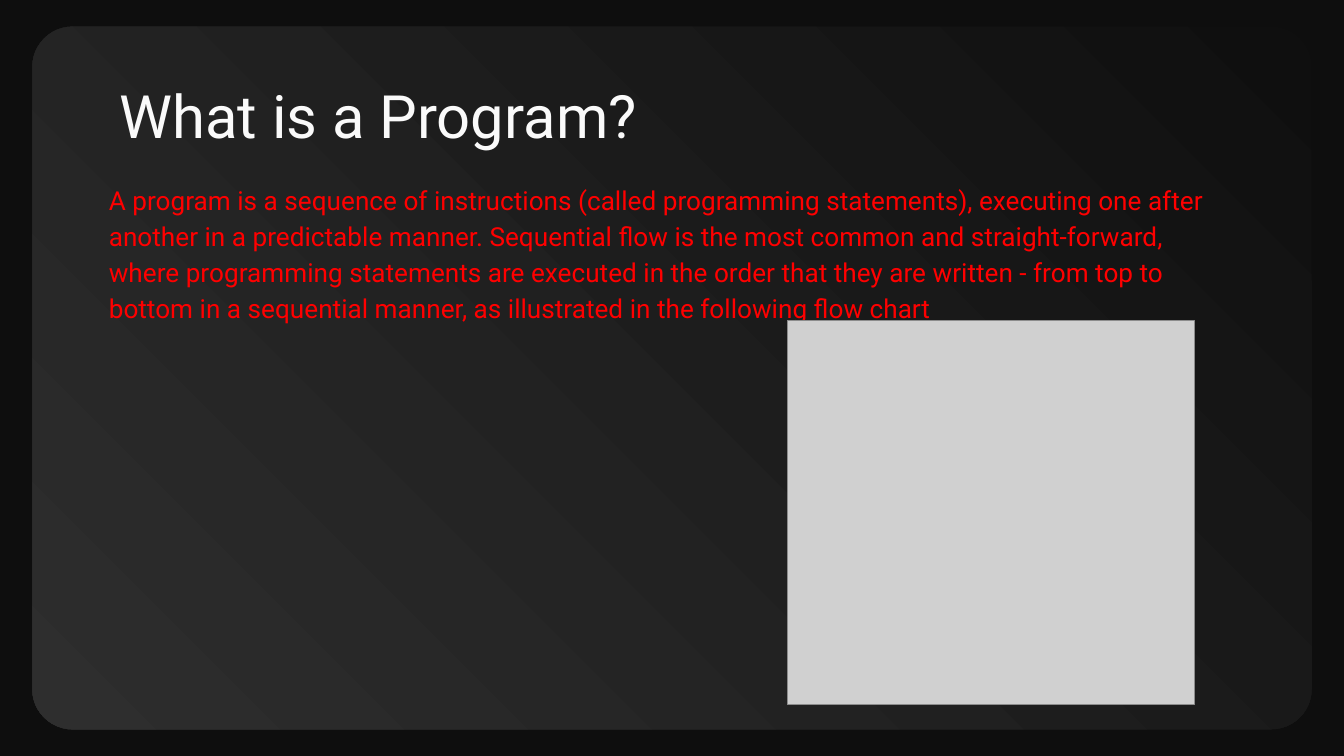
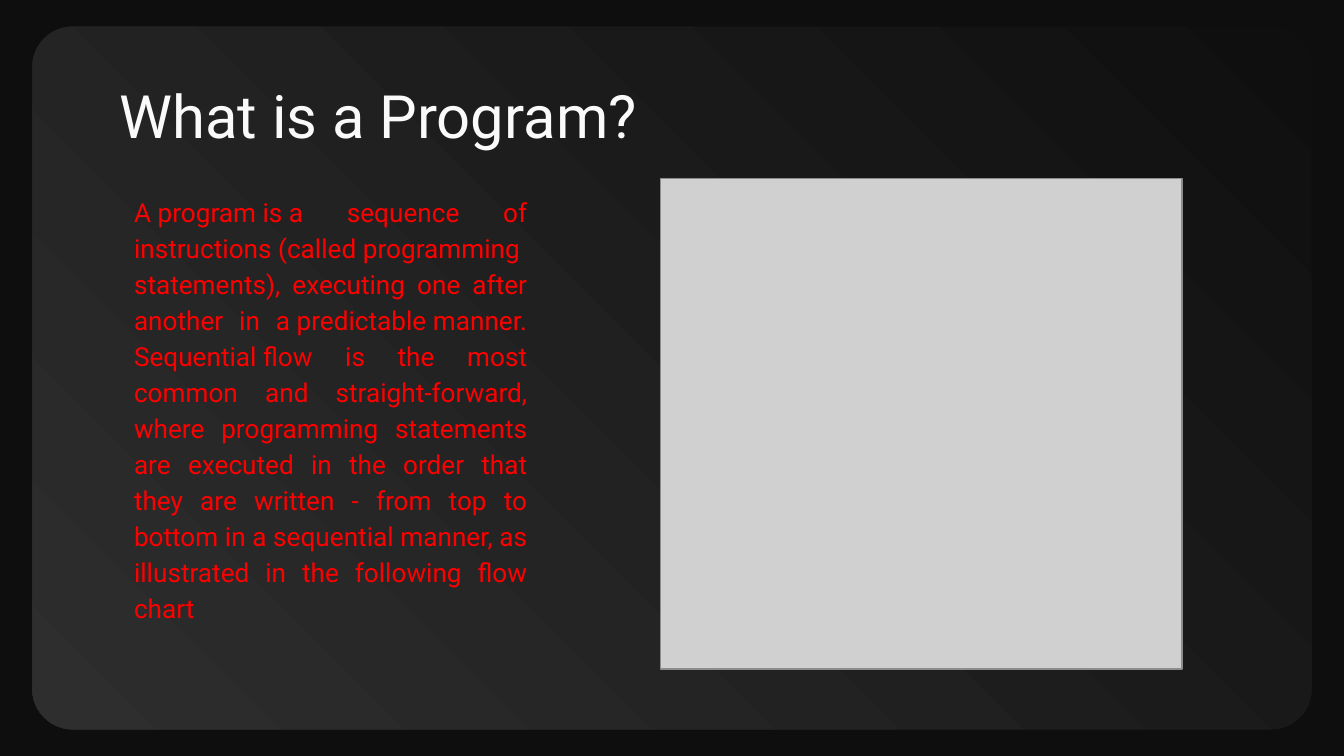
Before and after one commit to CompSci-120-LHHS/cs120mainclass, a slide deck: slide 13 of 001_Course_Lectures/01_UNIT1_Strings.pptx (slide 10 before the commit). Drawn at 1344x756 pixels with LibreOffice and Linux fonts; fonts in the diff are those of the drawing; grey boxes stand for pictures. Boxes give left, top, right and bottom in pixels: in the first picture for what was removed or moved away, otherwise in the second. Text is boxed around its words. In the diff, an @@ line names an element or a change of style, - is before the commit and + after.

```diff
--- a/001_Course_Lectures/01_UNIT1_Strings.pptx
+++ b/001_Course_Lectures/01_UNIT1_Strings.pptx
@@ subtitle "A program is a sequence ...": place and size @@
-subtitle "A program is a sequence ..." at [109, 189, 1203, 324]
+subtitle "A program is a sequence ..." at [134, 202, 527, 619]
@@ subtitle "A program is a sequence ..." at [134, 202, 527, 619]: alignment left to justified @@
@@ picture: place and size @@
-picture at [788, 321, 1195, 704]
+picture at [661, 179, 1183, 669]
```
Also in this commit, not shown: 1 other slide changed, 4 slides added, 1 slide removed, 20 other files.
